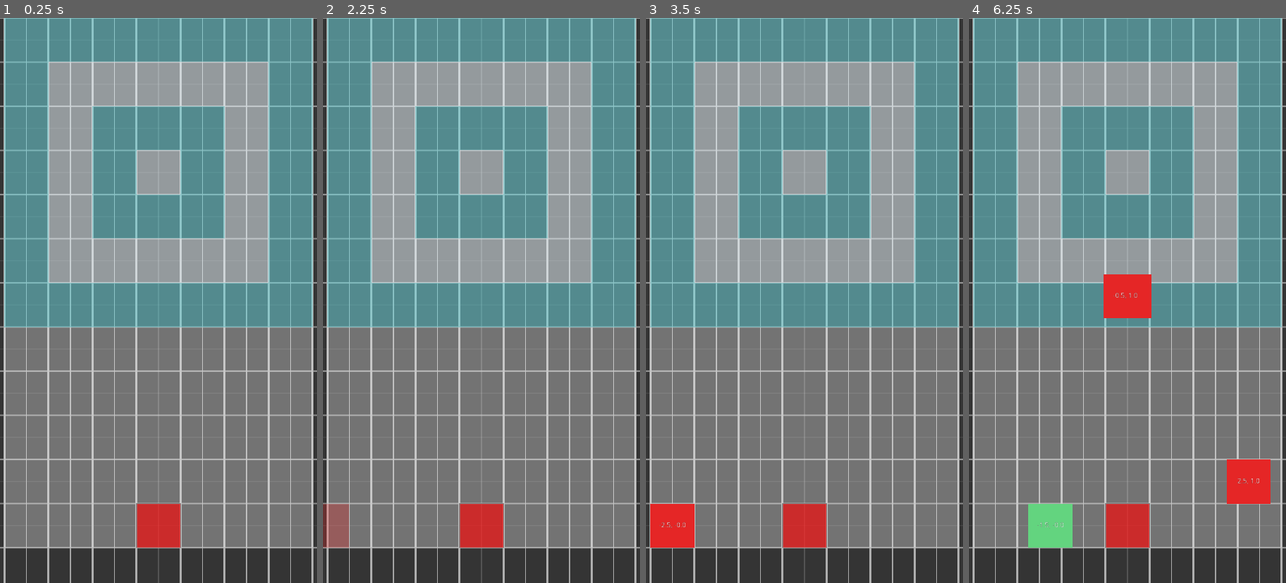
Above: before the commit, frames 1-4 (left to right).
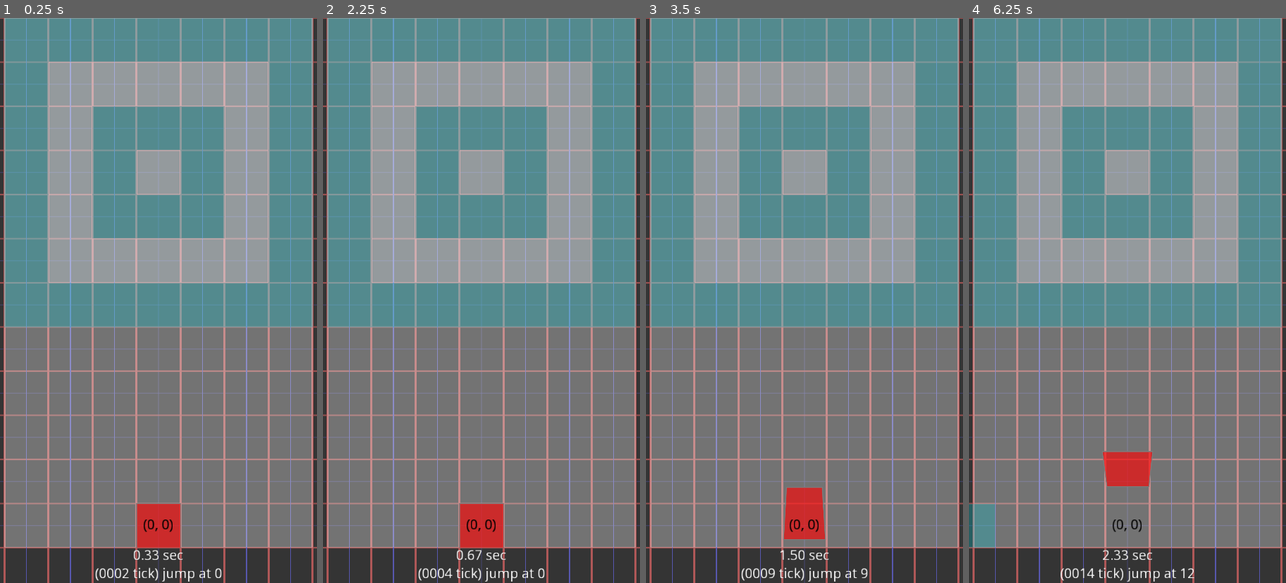
Above: after the commit, the same moments.

Repository: funexpected/jamper
Game: Godot game, scene res://level.tscn
The game is run twice, just before and just after one commit, with the same random seed, the same clock (stepped at 60 frames per second) and the same inputs. This scene is started directly instead of the project's main scene.
Inputs (mouse positions are in pixels of both pictures, inside the frame that each line leads up to):
- Up to frame 1 (0.25 s): no input
- Up to frame 2 (2.25 s): tap Enter (pause, bound only after the commit) at 0.5 s; move the mouse to (551, 272) at 0.52 s; hold Space (jump, bound only after the commit) 0.53-1.28 s; click (551, 272) at 0.67 s; move the mouse to (418, 328) at 1.27 s; tap Space (jump, bound only after the commit) at 1.35, 1.52, 1.82, 2 s; click (418, 328) at 1.42 s; move the mouse to (513, 176) at 2.02 s; hold Space (jump, bound only after the commit) from 2.03 s (still down); click (513, 176) at 2.17 s
- Up to frame 3 (3.5 s): move the mouse to (788, 413) at 2.77 s; release Space (jump, bound only after the commit) at 2.78 s; tap Space (jump, bound only after the commit) at 2.85, 3.02, 3.32 s; click (788, 413) at 2.92 s
- Up to frame 4 (6.25 s): move the mouse to (1222, 385) at 3.52 s; hold Space (jump, bound only after the commit) 3.53-4.28 s; click (1222, 385) at 3.67 s; tap Enter (pause, bound only after the commit) at 4.15 s; move the mouse to (1032, 215) at 4.27 s; tap Space (jump, bound only after the commit) at 4.35, 4.52, 4.82, 5.85, 6.02 s; click (1032, 215) at 4.42 s; move the mouse to (1143, 300) at 5.02 s; hold Space (jump, bound only after the commit) 5.03-5.78 s; click (1143, 300) at 5.17 s; move the mouse to (1079, 159) at 5.77 s; click (1079, 159) at 5.92 s

The runs differ from the first frame. In frame 1, 9.7% of the frame differs, in the area x 0-100%, y 0-100%; in frame 2, 10%; in frame 3, 11%; in frame 4, 15%.

Commit message:
[hopeless] WARNING NICE

Diff:
--- a/field.gd
+++ b/field.gd
@@ -173,4 +173,4 @@
 	tw.ip(obj, "scale", Vector2(1,1), Vector2(1.5, 1.5), 0.2)
 	tw.ip(obj, "modulate:a", 1, 0.5, 0.2)
 	yield(Time.wait(0.2), "completed")
-	obj.get_parent().remove_child(obj)
+	obj.queue_free()
--- a/grandma.gd
+++ b/grandma.gd
@@ -4,18 +4,24 @@
 const LEFT = -1
 const NONE = 0
 const RIGHT = 1
+const ANIM_TIME = {"idle": 1.0, "jump": 4.0, "jump_slide": 2.0, "slide": 1.0, "push": 1.0, "kick": 1.0}
+const CELL = Vector2(150, 150)
 
 export var texture = Color("4a57c3") setget set_texture
 onready var obj = $back
 onready var sprite = $sprite
 
+var grid_pos = Vector2(0.0, 0)# setget , get_player_position
+
 var moving = NONE
 
 func _ready():
-	pass
-	#while is_inside_tree():
-	#	yield(anim_jump(), "completed")
-	#	yield(Time.wait(1), "completed")
+#	Engine.time_scale = 1/3.0
+	Time.connect("tick", self, "on_tick")
+
+func on_tick(tick):
+#	grid_pos = Vector2(int(position.x / 150.0), -int(position.y / 150.0))
+	$text.text = str(grid_pos)
 
 
 func set_texture(value):
@@ -23,24 +29,22 @@
 	check()
 
 func get_player_position():
-	return Vector2(position.x / 150.0, position.y / 150.0)
+	return Vector2(int(position.x / 150.0), -int(position.y / 150.0))
 
 func check():
 	pass
 
-var is_busy = false
+var is_moving = false
 
-func _process(delta):
-	if moving:
-		position += Vector2(moving, 0) * delta * 75 / Time.TICK
-
-func _jump(time, prepare = true):
-	if !is_busy:
-		is_busy = true
-#		sprite.play("jump")
-		yield(tw.ip(obj, "rect_position:y", obj.rect_position.y, obj.rect_position.y - 150, time), "tween_completed")
-		yield(tw.ip(obj, "rect_position:y", obj.rect_position.y, obj.rect_position.y + 150, time), "tween_completed")
-		is_busy = false
+func move(value = moving):
+	moving = value
+	tw.ip(self, "position:x", position.x, (grid_pos.x+value/2.0)*CELL.x, Time.TICK)
+	grid_pos.x += value/2.0
+#	grid_pos.x += value/2.0
+#	yield(tw.ip(self, "position:x", position.x, (grid_pos.x+value/2.0)*CELL.x/2.0, Time.TICK), "completed")
+#func _process(delta):
+#	if moving:
+#		position += Vector2(moving, 0) * delta * 75 / Time.TICK
 
 var jumping = false
 func jump():
@@ -48,20 +52,17 @@
 		yield(Time.defer(), "completed")
 		return
 	jumping = true
-	var t = Time.TICK * 4
-	#pause_in(2)
-	yield(tw\
-		.ip(sprite, "scale", Vector2(1,1), Vector2(1.1, 0.9), t*0.1)\
-		.ip(sprite, "scale", Vector2(1.1, 0.9), Vector2(0.8, 1.2), t*0.1, tw.SINE, tw.INOUT, t*0.1)\
-		.ip(sprite, "scale", Vector2(0.9, 1.1), Vector2(1, 1), t*0.1, tw.SINE, tw.INOUT, t*0.2)\
-		.ip(sprite, "scale", Vector2(1,1), Vector2(1.1, 0.9), t*0.1, tw.SINE, tw.INOUT, t*0.3)\
-		.ip(sprite, "scale", Vector2(1.1, 0.9), Vector2(0.9, 1.1), t*0.1, tw.SINE, tw.INOUT, t*0.5)\
-		.ip(sprite, "scale", Vector2(0.9, 1.1), Vector2(1.1, 0.9), t*0.1, tw.SINE, tw.INOUT, t*0.7)\
-		.ip(sprite, "scale", Vector2(1.1, 0.9), Vector2(1,1), t*0.1, tw.SINE, tw.INOUT, t*0.9)\
-		.ip(sprite, "position:y", sprite.position.y, sprite.position.y - 150, t*0.3, tw.CUBIC, tw.OUT, t*0.2)\
-		.ip(sprite, "position:y", sprite.position.y - 150, sprite.position.y, t*0.3, tw.CUBIC, tw.IN, t*0.5),
-	"completed")
+	var type = "jump"
+	sprite.speed_scale = 1 / Time.TICK / ANIM_TIME[type]
+	sprite.play(type)
+	print("start '%s' at %s (scale: %s)" % [type, Time.tick, sprite.speed_scale])
+	yield(sprite, "animation_finished")
+	type = "idle"
+	sprite.speed_scale = 1 / Time.TICK / ANIM_TIME[type]
+	sprite.play(type)
+	moving = NONE
 	jumping = false
+	print("start '%s' at %s (scale: %s)" % [type, Time.tick, sprite.speed_scale])
 
 
 var _pushing = false
@@ -105,15 +106,25 @@
 		yield(Time.defer(), "completed")
 		return
 	jumping = true
-	var t = Time.TICK * 4
-	yield(tw\
-		.ip(sprite, "scale", Vector2(1,1), Vector2(1.1, 0.9), t*0.1)\
-		.ip(sprite, "scale", Vector2(1.1, 0.9), Vector2(0.8, 1.2), t*0.1, tw.SINE, tw.INOUT, t*0.1)\
-		.ip(sprite, "scale", Vector2(0.9, 1.1), Vector2(1, 1), t*0.1, tw.SINE, tw.INOUT, t*0.2)\
-		.ip(sprite, "position:y", sprite.position.y, sprite.position.y - 150, t*0.3, tw.CUBIC, tw.OUT, t*0.2),
-	"completed")
-	jumping = false
-	moving = dir
+	var type = "jump_slide"
+	sprite.speed_scale = 1 / Time.TICK / ANIM_TIME[type]
+	sprite.play(type)
+	print("start '%s' at %s (scale: %s)" % [type, Time.tick, sprite.speed_scale])
+	yield(sprite, "animation_finished")
+	if type == "jump_slide":
+		grid_pos.y += 1
+		moving = dir
+		type = "slide"
+		sprite.speed_scale = 1 / Time.TICK / ANIM_TIME[type]
+		sprite.play(type)
+		print("start '%s' at %s (scale: %s)" % [type, Time.tick, sprite.speed_scale])
+		jumping = false
+		yield(sprite, "animation_finished")
+		position.y -= 150
+	type = "idle"
+	sprite.speed_scale = 1 / Time.TICK / ANIM_TIME[type]
+	sprite.play(type)
+	print("start '%s' at %s (scale: %s)" % [type, Time.tick, sprite.speed_scale])
 
 
 func pause_in(ticks):
--- a/grandma.tscn
+++ b/grandma.tscn
@@ -1,43 +1,69 @@
-[gd_scene load_steps=15 format=2]
+[gd_scene load_steps=41 format=2]
 
 [ext_resource path="res://grandma.gd" type="Script" id=1]
-[ext_resource path="res://animations/idle.png" type="Texture" id=2]
-[ext_resource path="res://animations/in_0.png" type="Texture" id=3]
-[ext_resource path="res://animations/in_1.png" type="Texture" id=4]
-[ext_resource path="res://animations/jump_0.png" type="Texture" id=5]
-[ext_resource path="res://animations/jump_1_up.png" type="Texture" id=6]
-[ext_resource path="res://animations/out_1.png" type="Texture" id=7]
-[ext_resource path="res://animations/out_2.png" type="Texture" id=8]
-[ext_resource path="res://animations/out_3.png" type="Texture" id=9]
-[ext_resource path="res://animations/jump_2.png" type="Texture" id=10]
-[ext_resource path="res://animations/jump_3_down.png" type="Texture" id=11]
+[ext_resource path="res://animations/jump_slide/jump_0001.png" type="Texture" id=2]
+[ext_resource path="res://animations/jump_slide/jump_0002.png" type="Texture" id=3]
+[ext_resource path="res://animations/jump_slide/jump_0003.png" type="Texture" id=4]
+[ext_resource path="res://animations/jump_slide/jump_0004.png" type="Texture" id=5]
+[ext_resource path="res://animations/jump_slide/jump_0005.png" type="Texture" id=6]
+[ext_resource path="res://animations/jump_slide/jump_0006.png" type="Texture" id=7]
+[ext_resource path="res://animations/jump_slide/jump_0007.png" type="Texture" id=8]
+[ext_resource path="res://animations/jump_slide/jump_0008.png" type="Texture" id=9]
+[ext_resource path="res://animations/jump_slide/jump_0009.png" type="Texture" id=10]
+[ext_resource path="res://animations/jump_slide/jump_0010.png" type="Texture" id=11]
+[ext_resource path="res://animations/jump_slide/jump_0011.png" type="Texture" id=12]
+[ext_resource path="res://animations/jump_slide/jump_0013.png" type="Texture" id=13]
+[ext_resource path="res://animations/jump_slide/jump_0014.png" type="Texture" id=14]
+[ext_resource path="res://animations/jump/jump_0001.png" type="Texture" id=15]
+[ext_resource path="res://animations/jump/jump_0002.png" type="Texture" id=16]
+[ext_resource path="res://animations/jump/jump_0003.png" type="Texture" id=17]
+[ext_resource path="res://animations/jump/jump_0004.png" type="Texture" id=18]
+[ext_resource path="res://animations/jump/jump_0005.png" type="Texture" id=19]
+[ext_resource path="res://animations/jump/jump_0006.png" type="Texture" id=20]
+[ext_resource path="res://animations/jump/jump_0007.png" type="Texture" id=21]
+[ext_resource path="res://animations/jump/jump_0008.png" type="Texture" id=22]
+[ext_resource path="res://animations/jump/jump_0010.png" type="Texture" id=23]
+[ext_resource path="res://animations/jump/jump_0011.png" type="Texture" id=24]
+[ext_resource path="res://animations/jump/jump_0012.png" type="Texture" id=25]
+[ext_resource path="res://animations/jump/jump_0013.png" type="Texture" id=26]
+[ext_resource path="res://animations/jump/jump_0014.png" type="Texture" id=27]
+[ext_resource path="res://animations/idle.png" type="Texture" id=28]
+[ext_resource path="res://animations/in_0.png" type="Texture" id=29]
+[ext_resource path="res://animations/in_1.png" type="Texture" id=30]
+[ext_resource path="res://animations/jump_0.png" type="Texture" id=31]
+[ext_resource path="res://animations/jump_1_up.png" type="Texture" id=32]
+[ext_resource path="res://animations/jump_2.png" type="Texture" id=33]
+[ext_resource path="res://animations/jump_3_down.png" type="Texture" id=34]
+[ext_resource path="res://animations/out_1.png" type="Texture" id=35]
+[ext_resource path="res://animations/out_2.png" type="Texture" id=36]
+[ext_resource path="res://animations/out_3.png" type="Texture" id=37]
 
 [sub_resource type="SpriteFrames" id=1]
 animations = [ {
-"frames": [ ExtResource( 2 ) ],
+"frames": [ ExtResource( 2 ), ExtResource( 3 ), ExtResource( 4 ), ExtResource( 5 ), ExtResource( 6 ), ExtResource( 7 ), ExtResource( 8 ), ExtResource( 9 ) ],
 "loop": false,
+"name": "jump_slide",
+"speed": 7.0
+}, {
+"frames": [ ExtResource( 10 ), ExtResource( 11 ), ExtResource( 12 ), ExtResource( 13 ), ExtResource( 14 ) ],
+"loop": false,
+"name": "slide",
+"speed": 6.0
+}, {
+"frames": [ ExtResource( 15 ) ],
+"loop": true,
 "name": "idle",
-"speed": 12.0
+"speed": 1.0
 }, {
-"frames": [ ExtResource( 3 ), ExtResource( 4 ) ],
-"loop": false,
-"name": "prep_jump",
-"speed": 12.0
-}, {
-"frames": [ ExtResource( 5 ), ExtResource( 6 ) ],
+"frames": [ ExtResource( 15 ), ExtResource( 16 ), ExtResource( 17 ), ExtResource( 18 ), ExtResource( 19 ), ExtResource( 20 ), ExtResource( 21 ), ExtResource( 22 ), ExtResource( 23 ), ExtResource( 24 ), ExtResource( 25 ), ExtResource( 26 ), ExtResource( 27 ) ],
 "loop": false,
 "name": "jump",
-"speed": 12.0
-}, {
-"frames": [ ExtResource( 7 ), ExtResource( 8 ), ExtResource( 9 ) ],
-"loop": false,
-"name": "fall",
 "speed": 12.0
 } ]
 
 [sub_resource type="SpriteFrames" id=2]
 animations = [ {
-"frames": [ ExtResource( 2 ), ExtResource( 3 ), ExtResource( 4 ), ExtResource( 5 ), ExtResource( 6 ), ExtResource( 10 ), ExtResource( 11 ), ExtResource( 7 ), ExtResource( 8 ), ExtResource( 9 ) ],
+"frames": [ ExtResource( 28 ), ExtResource( 29 ), ExtResource( 30 ), ExtResource( 31 ), ExtResource( 32 ), ExtResource( 33 ), ExtResource( 34 ), ExtResource( 35 ), ExtResource( 36 ), ExtResource( 37 ) ],
 "loop": true,
 "name": "default",
 "speed": 5.0
@@ -62,29 +88,11 @@
 [node name="grandma" type="Node2D"]
 script = ExtResource( 1 )
 
-[node name="back" type="ColorRect" parent="."]
-visible = false
-grow_horizontal = 2
-grow_vertical = 0
-rect_min_size = Vector2( 150, 150 )
-color = Color( 0.290196, 0.341176, 0.764706, 1 )
-
-[node name="text" type="Label" parent="back"]
-anchor_right = 1.0
-anchor_bottom = 1.0
-margin_right = -75.0
-margin_bottom = -75.0
-grow_horizontal = 2
-grow_vertical = 2
-rect_scale = Vector2( 2, 2 )
-text = "0"
-align = 1
-valign = 1
-
 [node name="sprite" type="AnimatedSprite" parent="."]
 frames = SubResource( 1 )
 animation = "idle"
-offset = Vector2( 0, -125 )
+playing = true
+offset = Vector2( 0, -175 )
 
 [node name="AnimatedSprite" type="AnimatedSprite" parent="."]
 visible = false
@@ -93,3 +101,17 @@
 
 [node name="AnimationPlayer" type="AnimationPlayer" parent="."]
 anims/jump = SubResource( 3 )
+
+[node name="text" type="Label" parent="."]
+anchor_right = 1.0
+anchor_bottom = 1.0
+margin_left = -75.0
+margin_top = -150.0
+margin_bottom = -75.0
+grow_horizontal = 2
+grow_vertical = 2
+rect_scale = Vector2( 2, 2 )
+custom_colors/font_color = Color( 0, 0, 0, 1 )
+text = "0"
+align = 1
+valign = 1
--- a/level.gd
+++ b/level.gd
@@ -4,55 +4,72 @@
 onready var field = $field
 
 var is_need_to_jump = false
-const DEBUG = false
-const GRID = true
+const DEBUG = true
 const CELL = Vector2(150, 150)
 
 func _input(e):
 	if e is InputEventScreenTouch:
 		if e.pressed:
 			is_need_to_jump = true
+			test = Time.tick+1
+	elif e is InputEventKey:
+		if e.is_action_pressed("pause"):
+				get_tree().paused = true
+				yield(Time.wait(2), "completed")
+				get_tree().paused = false
+		elif e.is_action_pressed("jump"):
+			is_need_to_jump = true
+			test = Time.tick+1
 
 func _ready():
 	Time.connect("tick", self, "on_tick")
+	if DEBUG:
+		$debug_tick.show()
 
-
+var test = 0
 func on_tick(tick):
+	$debug_tick.text = "%003.2f sec\n(%0004d tick) jump at %d"%[tick*Time.TICK, tick, test]#"(Will jump %d)"%(tick+1) if is_need_to_jump else ""]
+	if  grandma.moving != 0:
+		grandma.move()
+#	print(grandma.grid_pos)
 	#if (tick%14 == 1):
 	#	$spawner0.start_next_bullet(1/Time.TICK/2)
 #	if !tick % 14:
 #		print(get_active_squares(), "\n\n\n")
 
-	var player_pos = grandma.get_player_position()
-	if !is_need_to_jump and !grandma._pushing and !grandma.jumping:
-		var _want_push
-		var to_many_to_push = false
-		for square in get_active_squares():
-			var s_pos = square.get_pos()
-			if abs(s_pos.y - player_pos.y) > 0.01:
-				 continue
-			if abs(s_pos.x - player_pos.x) < 0.5:
-				if _want_push:
-					to_many_to_push = true
-					break
-				_want_push = square
-		if _want_push && !to_many_to_push:
-			_want_push.color = Color()
-			print(_want_push.get_pos())
-			if _want_push.get_pos().x - player_pos.x > 0:
-				grandma.push(-1)
-			else:
-				grandma.push(1)
-
-
-	if !tick % 14:
-		print(get_active_squares(), "\n\n\n")
+#	$grandma/text.text = str(grandma.get_player_position())
+#	var player_pos = grandma.get_player_position()
+#	if !is_need_to_jump and !grandma._pushing and !grandma.jumping:
+#		var _want_push
+#		var to_many_to_push = false
+#		for square in get_active_squares():
+#			var s_pos = square.get_pos()
+#			if abs(s_pos.y - player_pos.y) > 0.01:
+#				 continue
+#			if abs(s_pos.x - player_pos.x) < 0.5:
+#				if _want_push:
+#					to_many_to_push = true
+#					break
+#				_want_push = square
+#		if _want_push && !to_many_to_push:
+#			_want_push.color = Color()
+#			print(_want_push.get_pos())
+#			if _want_push.get_pos().x - player_pos.x > 0:
+#				grandma.push(-1)
+#			else:
+#				grandma.push(1)
+	var squares = get_active_squares()
+	for sq in squares:
+		sq.get_pos()
+		sq.update_pos_text()
+#		if tick%14:
+		print(sq)
 	if is_need_to_jump:
 		is_need_to_jump = false
 		grandma.jump()
 
 		push_block()
-		#grandma.jump_and_slide(GrandMa.RIGHT)
+#		grandma.jump_and_slide(GrandMa.RIGHT)
 
 func push_block():
 	walk_around_spawners()
@@ -60,11 +77,12 @@
 func walk_around_spawners():
 	var active = get_active_squares()
 	for sq in active:
+		if !sq.active:
+			continue
 		var baba = grandma.get_player_position()
 		var block = sq.get_pos()
-		if int(baba.x) == int(block.x):
+		if int(baba.y) != int(block.y): # and int(baba.x) == int(block.x):
 			yield(prepare_jump(sq), "completed")
-#		sq.position.y == grandma.position - 150:
 			print("Touch")
 			field.push(sq)
 
@@ -88,13 +106,13 @@
 
 
 func _draw():
-	if GRID:
-		draw_line(Vector2(0, 120), Vector2(0, -1800), Color("80ffffff"), 1, true)
+	if DEBUG:
+		draw_line(Vector2(0, 120), Vector2(0, -1800), Color("808080ff"), 1, true)
 		for k in 1920/75:
 			for i in 1080/150:
 				for j in 2:
 					var x = 75+i*75
 					x *= 1 if j else -1
-					draw_line(Vector2(x,120), Vector2(x, -1800), Color("30ffffff") if i % 2 else Color("90ffffff"), (1 if i % 2 else 3), true)
+					draw_line(Vector2(x,120), Vector2(x, -1800), Color("808080ff") if i % 2 else Color("a0ff8080"), (1 if i % 2 else 3), true)
 			var y = -75*k
-			draw_line(Vector2(-620,y), Vector2(620, y), Color("30ffffff") if k % 2 else Color("90ffffff"), (1 if k % 2 else 3), true)
+			draw_line(Vector2(-620,y), Vector2(620, y), Color("808080ff") if k % 2 else Color("a0ff8080"), (1 if k % 2 else 3), true)
--- a/level.tscn
+++ b/level.tscn
@@ -44,38 +44,34 @@
 
 [node name="spawner0" parent="." instance=ExtResource( 4 )]
 position = Vector2( -525, -75 )
-queue_color = PoolColorArray( 0.901961, 0.152941, 0.152941, 1, 0.392157, 0.835294, 0.501961, 1, 0.392157, 0.835294, 0.501961, 1, 0.901961, 0.152941, 0.152941, 1 )
+queue_color = PoolColorArray( 0.027451, 0.752941, 0.796078, 1, 0.878431, 0.960784, 1, 1, 0.027451, 0.752941, 0.796078, 1, 0.878431, 0.960784, 1, 1 )
 tick_color = PoolIntArray( 14, 14, 14, 14 )
 
 [node name="spawner1" parent="." instance=ExtResource( 4 )]
+visible = false
 position = Vector2( -525, -225 )
 
 [node name="spawner2" parent="." instance=ExtResource( 4 )]
+visible = false
 position = Vector2( 525, -225 )
-queue_color = PoolColorArray( 0.901961, 0.152941, 0.152941, 1, 0.901961, 0.152941, 0.152941, 1 )
+queue_color = PoolColorArray( 0.878431, 0.960784, 1, 1, 0.027451, 0.752941, 0.796078, 1, 0.027451, 0.752941, 0.796078, 1, 0.878431, 0.960784, 1, 1 )
 tick_color = PoolIntArray( 14, 14 )
 tick_offset = 2
 
 [node name="spawner3" parent="." instance=ExtResource( 4 )]
+visible = false
 position = Vector2( 525, -75 )
 
-[node name="bullet" type="ColorRect" parent="."]
-margin_left = -825.0
-margin_top = -150.0
-margin_right = -675.0
-color = Color( 0.701961, 0.137255, 0.733333, 1 )
-
-[node name="text" type="Label" parent="bullet"]
-anchor_right = 1.0
+[node name="debug_tick" type="Label" parent="."]
+visible = false
+anchor_left = 0.5
+anchor_top = 1.0
+anchor_right = 0.5
 anchor_bottom = 1.0
-margin_right = -75.0
-margin_bottom = -75.0
-grow_horizontal = 2
-grow_vertical = 2
+margin_left = -135.0
+margin_bottom = 60.0
+grow_horizontal = 0
 rect_scale = Vector2( 2, 2 )
-text = "-2"
+text = "0"
 align = 1
 valign = 1
-__meta__ = {
-"_edit_use_anchors_": false
-}
--- a/project.godot
+++ b/project.godot
@@ -44,6 +44,19 @@
 theme/use_hidpi=true
 common/snap_controls_to_pixels=false
 
+[input]
+
+pause={
+"deadzone": 0.5,
+"events": [ Object(InputEventKey,"resource_local_to_scene":false,"resource_name":"","device":0,"alt":false,"shift":false,"control":false,"meta":false,"command":false,"pressed":false,"scancode":16777221,"unicode":0,"echo":false,"script":null)
+ ]
+}
+jump={
+"deadzone": 0.5,
+"events": [ Object(InputEventKey,"resource_local_to_scene":false,"resource_name":"","device":0,"alt":false,"shift":false,"control":false,"meta":false,"command":false,"pressed":false,"scancode":32,"unicode":0,"echo":false,"script":null)
+ ]
+}
+
 [input_devices]
 
 pointing/emulate_touch_from_mouse=true
--- a/square.gd
+++ b/square.gd
@@ -19,19 +19,13 @@
 
 func get_pos():
 	if direction.x > 0:
-		return Vector2((position.x / 75)/ 2.0 - 3, y_pos)
+		pos =  Vector2((position.x / 75)/ 2.0 - 3, y_pos)
 	else:
-		return Vector2((12 + position.x / 75)/ 2.0 - 3, y_pos)
+		pos =  Vector2((12 + position.x / 75)/ 2.0 - 3, y_pos)
+	return pos
 
-
-func _ready():
-	Time.connect("tick", self, "update_pos_text")
-	update_pos_text()
-
-
-func update_pos_text(tick=0):
+func update_pos_text():
 	$label.text = "%0.1f, %0.1f" % [get_pos().x, get_pos().y]
-
 
 func _draw():
 	draw_rect(Rect2(-SIZE*0.5, SIZE), color, true)
--- a/square.tscn
+++ b/square.tscn
@@ -13,9 +13,8 @@
 anchor_top = 0.5
 anchor_right = 0.5
 anchor_bottom = 0.5
-margin_left = -50.0
-margin_top = -50.0
-margin_right = 50.0
-margin_bottom = 50.0
+margin_left = -75.0
+margin_top = -75.0
+rect_scale = Vector2( 2, 2 )
 align = 1
 valign = 1
Binary file added: animations/jump/jump_0001.png
Not shown, added: animations/jump/jump_0001.png.import
Binary file added: animations/jump/jump_0002.png
Not shown, added: animations/jump/jump_0002.png.import
Binary file added: animations/jump/jump_0003.png
Not shown, added: animations/jump/jump_0003.png.import
Binary file added: animations/jump/jump_0004.png
Not shown, added: animations/jump/jump_0004.png.import
Binary file added: animations/jump/jump_0005.png
Not shown, added: animations/jump/jump_0005.png.import
Binary file added: animations/jump/jump_0006.png
Not shown, added: animations/jump/jump_0006.png.import
(and 78 more such lines)
